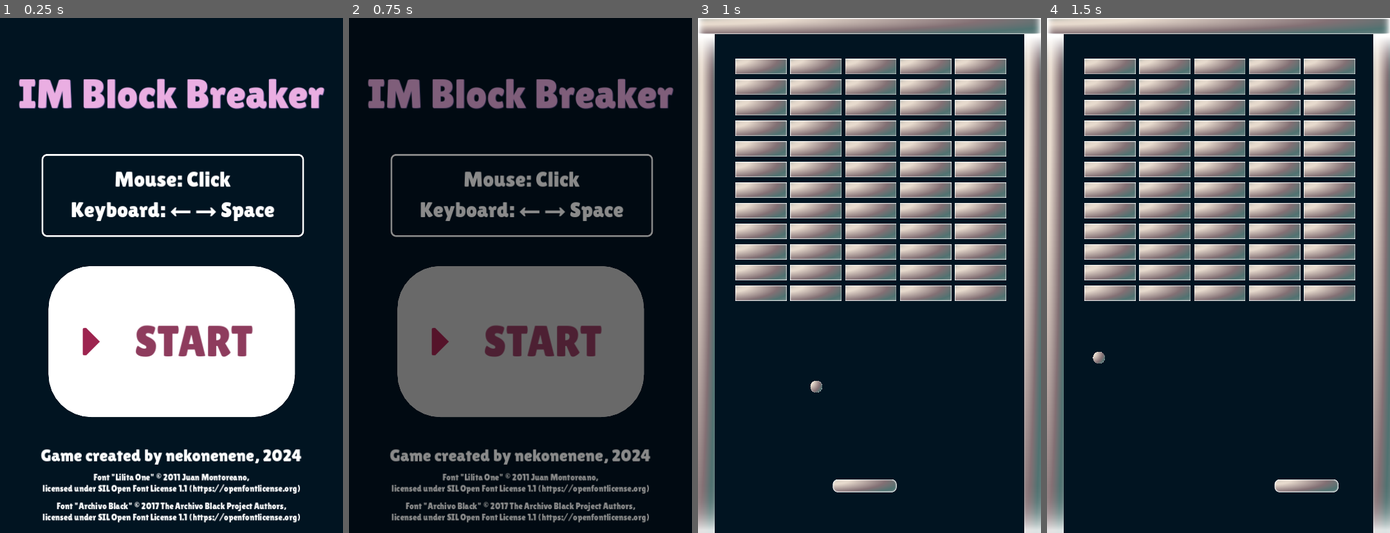
Above: before the commit, frames 1-4 (left to right).
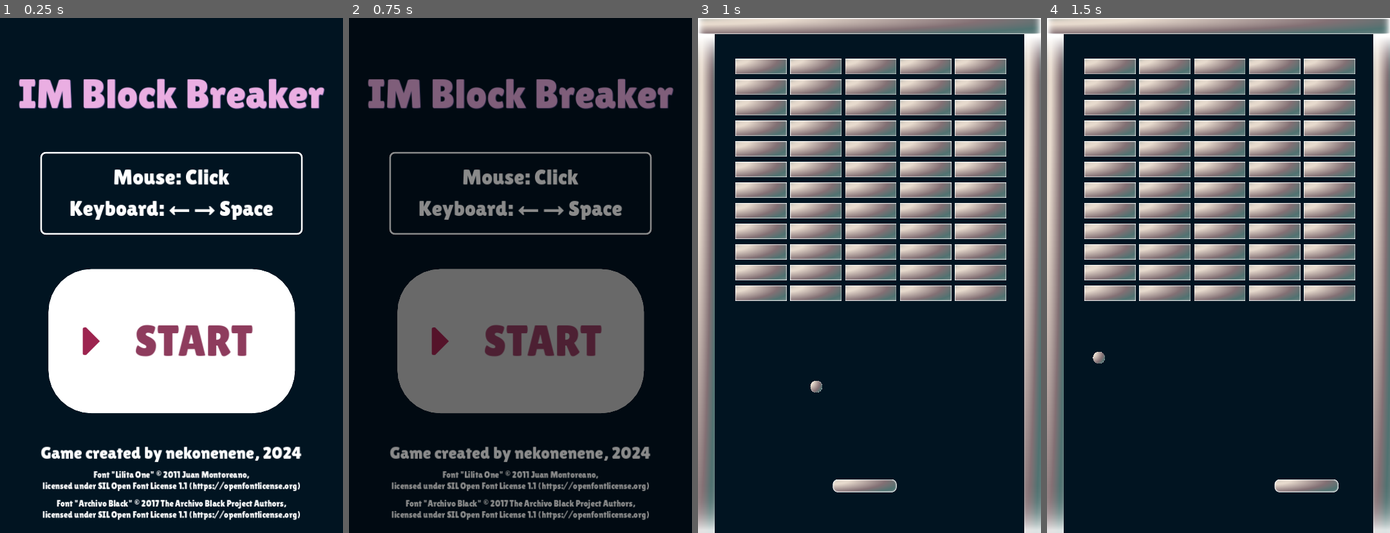
Above: after the commit, the same moments.

Repository: nekonenene/godot-brick-breaker
Game: Godot game, scene res://scenes/title.tscn
Two runs of this game, one before a commit and one after it. Both use one fixed random seed, a clock stepped at 60 frames per second and the inputs below. Sound files missing from this copy of the repository are replaced by a short silence.
Inputs (mouse positions are in pixels of both pictures, inside the frame that each line leads up to):
- Up to frame 1 (0.25 s): no input
- Up to frame 2 (0.75 s): click "START" at 0.5 s
- Up to frame 3 (1 s): no input
- Up to frame 4 (1.5 s): tap Enter at 1.25 s; move the mouse to (1293, 249) at 1.27 s; hold Right (move_right) from 1.28 s (still down); hold Space (press_accept_key) from 1.28 s (still down); click (1293, 249) at 1.42 s

The runs differ from the first frame. In frame 1, 8.7% of the frame differs, in the area x 11-89%, y 25-98%; in frame 2, 7.7%; in frame 3, nothing differs; in frame 4, nothing differs.

Commit message:
タイトル画面の各UIの位置の微調整

Diff:
--- a/scenes/title.tscn
+++ b/scenes/title.tscn
@@ -31,7 +31,7 @@
 corner_radius_bottom_left = 12
 
 [sub_resource type="LabelSettings" id="LabelSettings_yfbpi"]
-line_spacing = 12.0
+line_spacing = 14.0
 font = ExtResource("2_rvbya")
 font_size = 50
 
@@ -84,9 +84,9 @@
 anchor_right = 0.5
 anchor_bottom = 0.5
 offset_left = -287.0
-offset_top = -22.0
+offset_top = -15.0
 offset_right = 288.0
-offset_bottom = 330.0
+offset_bottom = 321.0
 grow_horizontal = 2
 grow_vertical = 2
 theme = SubResource("Theme_n681m")
@@ -116,10 +116,10 @@
 anchor_top = 0.5
 anchor_right = 0.5
 anchor_bottom = 0.5
-offset_left = -303.0
-offset_top = -283.0
-offset_right = 309.0
-offset_bottom = -90.0
+offset_left = -306.0
+offset_top = -288.5
+offset_right = 306.0
+offset_bottom = -95.5
 grow_horizontal = 2
 grow_vertical = 2
 theme_override_styles/panel = SubResource("StyleBoxFlat_aoa04")
@@ -148,8 +148,8 @@
 anchor_top = 0.5
 anchor_right = 1.0
 anchor_bottom = 0.5
-offset_top = 432.0
-offset_bottom = 541.0
+offset_top = 390.5
+offset_bottom = 570.5
 grow_horizontal = 2
 grow_vertical = 2
 theme_override_constants/separation = 16
